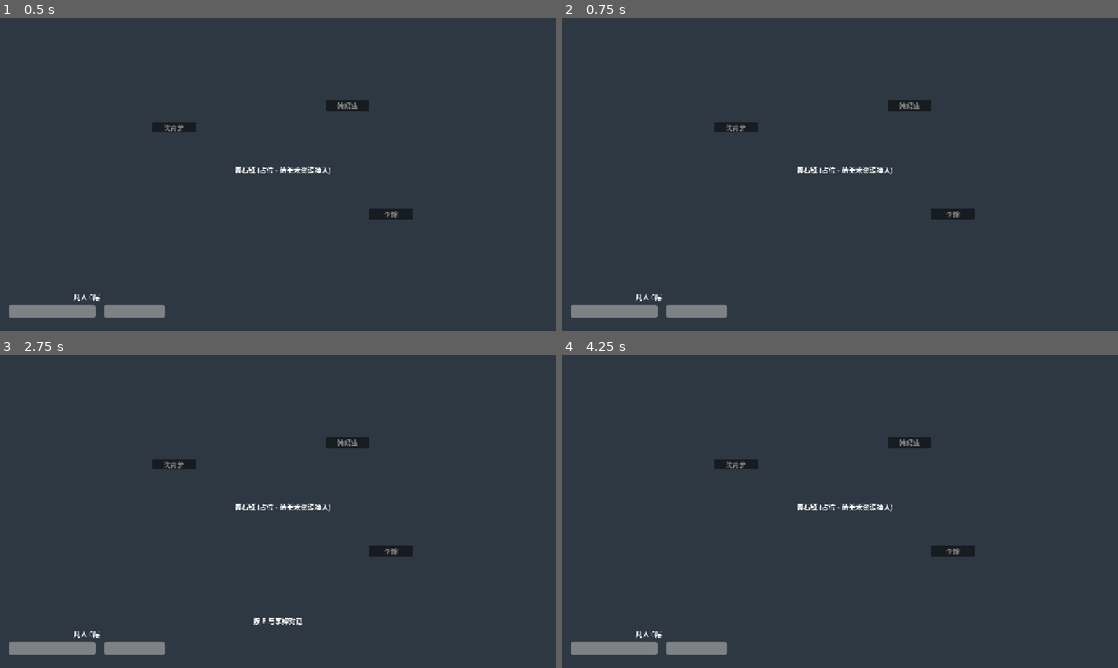
Above: before the commit, frames 1-4 (two rows, left to right).
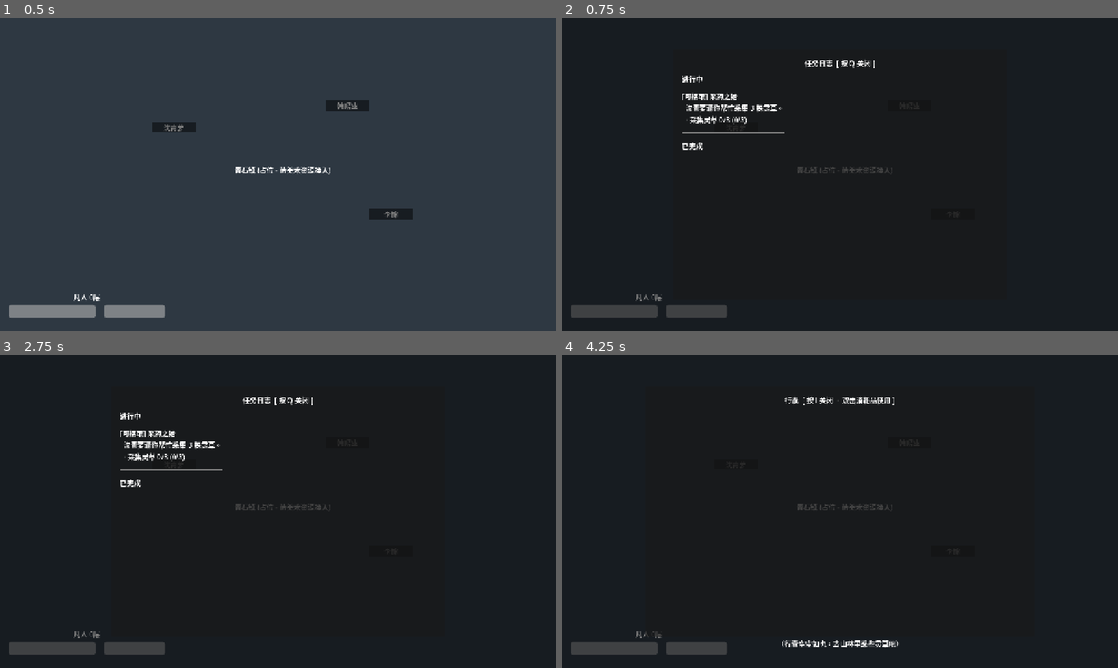
Above: after the commit, the same moments.

Repository: StarsPlanGame/Ethereia-Game
Game: Godot game, scene res://scenes/core/Main.tscn
The game is run twice, just before and just after one commit, with the same random seed, the same clock (stepped at 60 frames per second) and the same inputs.
Inputs (mouse positions are in pixels of both pictures, inside the frame that each line leads up to):
- Up to frame 1 (0.5 s): no input
- Up to frame 2 (0.75 s): tap Enter at 0.5 s; move the mouse to (962, 158) at 0.52 s; hold D (move_right) from 0.53 s (still down); hold Q (open_quest) from 0.53 s (still down); tap E (interact) at 0.6 s; click (962, 158) at 0.67 s
- Up to frame 3 (2.75 s): tap Space at 1.25 s; move the mouse to (166, 527) at 1.27 s; release D (move_right) at 1.28 s; release Q (open_quest) at 1.28 s; hold S (move_down) 1.28-2.03 s; tap Q (open_quest) at 1.35 s; click (166, 527) at 1.42 s; tap E (interact) at 1.55 s; tap Enter at 2 s; move the mouse to (333, 442) at 2.02 s; hold D (move_right) from 2.03 s (still down); hold Q (open_quest) from 2.03 s (still down); tap J (attack) at 2.1 s; click (333, 442) at 2.17 s
- Up to frame 4 (4.25 s): tap Space at 2.75 s; move the mouse to (812, 574) at 2.77 s; release D (move_right) at 2.78 s; release Q (open_quest) at 2.78 s; hold W (move_up) 2.78-3.53 s; tap E (interact) at 2.85 s; click (812, 574) at 2.92 s; tap Enter at 3.5 s; move the mouse to (1006, 558) at 3.52 s; hold A (move_left) from 3.53 s (still down); hold Q (open_quest) from 3.53 s (still down); click (1006, 558) at 3.67 s; tap I (open_inventory) at 4.15 s

Frame 1 is identical in both runs. In frame 2, 99% of the frame differs, in the area x 0-100%, y 0-100%; in frame 3, 99%; in frame 4, 99%.

Commit message:
feat: 添加背包、任务UI系统与采集任务流程
新增了道具槽、背包面板、任务面板UI组件，实现了采集点重置、任务可交付逻辑，完善了对话交付任务流程与场景采集节点。

Diff:
--- a/data/dialogues.json
+++ b/data/dialogues.json
@@ -53,6 +53,81 @@
       }
     ]
   },
+  "dlg_shen_qingluo_quest_active": {
+    "id": "dlg_shen_qingluo_quest_active",
+    "npc_id": "npc_shen_qingluo",
+    "condition": {
+      "type": "quest_state",
+      "quest_id": "quest_001",
+      "state": "active"
+    },
+    "nodes": [
+      {
+        "id": "start",
+        "speaker": "沈青萝",
+        "text": "灵草采到了吗？山林深处阴湿处多有生长，记得采满 3 株再来见我。",
+        "next": "end",
+        "effects": []
+      },
+      {
+        "id": "end",
+        "speaker": "",
+        "text": "",
+        "is_end": true
+      }
+    ]
+  },
+  "dlg_shen_qingluo_quest_deliver": {
+    "id": "dlg_shen_qingluo_quest_deliver",
+    "npc_id": "npc_shen_qingluo",
+    "condition": {
+      "type": "quest_state",
+      "quest_id": "quest_001",
+      "state": "ready_to_complete"
+    },
+    "nodes": [
+      {
+        "id": "start",
+        "speaker": "沈青萝",
+        "text": "灵草采到了，多谢你。这些灵石和丹药收下吧，对你修行有所助益。",
+        "next": "end",
+        "effects": [
+          { "type": "try_complete_quest", "quest_id": "quest_001" },
+          { "type": "remove_item", "id": "item_spirit_grass", "amount": 3 }
+        ]
+      },
+      {
+        "id": "end",
+        "speaker": "",
+        "text": "",
+        "is_end": true
+      }
+    ]
+  },
+  "dlg_shen_qingluo_after_quest": {
+    "id": "dlg_shen_qingluo_after_quest",
+    "npc_id": "npc_shen_qingluo",
+    "condition": {
+      "type": "quest_state",
+      "quest_id": "quest_001",
+      "state": "completed"
+    },
+    "nodes": [
+      {
+        "id": "start",
+        "speaker": "沈青萝",
+        "text": "近来山林妖兽频现，若有闲暇，可去铁匠铺找韩昭业问问，他或许知晓内情。",
+        "next": "end",
+        "effects": []
+      },
+      {
+        "id": "end",
+        "speaker": "",
+        "text": "",
+        "is_end": true
+      }
+    ]
+  },
   "dlg_han_zhaoye_first_meet": {
     "id": "dlg_han_zhaoye_first_meet",
     "npc_id": "npc_han_zhaoye",
--- a/scenes/core/GameRoot.tscn
+++ b/scenes/core/GameRoot.tscn
@@ -1,9 +1,11 @@
-[gd_scene load_steps=6 format=3]
+[gd_scene load_steps=8 format=3]
 
 [ext_resource type="Script" path="res://scripts/core/GameRoot.gd" id="1_root"]
 [ext_resource type="PackedScene" path="res://scenes/player/Player.tscn" id="2_player"]
 [ext_resource type="Script" path="res://scripts/ui/UILayer.gd" id="3_ui"]
 [ext_resource type="PackedScene" path="res://scenes/ui/DialoguePanel.tscn" id="4_dlg"]
+[ext_resource type="PackedScene" path="res://scenes/ui/QuestPanel.tscn" id="5_quest"]
+[ext_resource type="PackedScene" path="res://scenes/ui/InventoryPanel.tscn" id="6_inv"]
 
 [node name="GameRoot" type="Node2D"]
 script = ExtResource("1_root")
@@ -68,3 +70,7 @@
 visible = false
 
 [node name="DialoguePanel" parent="UILayer" instance=ExtResource("4_dlg")]
+
+[node name="QuestPanel" parent="UILayer" instance=ExtResource("5_quest")]
+
+[node name="InventoryPanel" parent="UILayer" instance=ExtResource("6_inv")]
--- a/scenes/maps/QingShiForest.tscn
+++ b/scenes/maps/QingShiForest.tscn
@@ -1,10 +1,14 @@
-[gd_scene load_steps=4 format=3]
+[gd_scene load_steps=5 format=3]
 
 [ext_resource type="Script" path="res://scripts/core/EmptyMap.gd" id="1_map"]
 [ext_resource type="Script" path="res://scripts/interactables/TransferPoint.gd" id="2_tp"]
+[ext_resource type="Script" path="res://scripts/interactables/GatherNode.gd" id="3_gather"]
 
 [sub_resource type="RectangleShape2D" id="RectangleShape2D_tp"]
 size = Vector2(40, 80)
+
+[sub_resource type="CircleShape2D" id="CircleShape2D_gather"]
+radius = 30.0
 
 [node name="QingShiForest" type="Node2D"]
 script = ExtResource("1_map")
@@ -20,7 +24,7 @@
 offset_top = 320.0
 offset_right = 740.0
 offset_bottom = 380.0
-text = "青石山林 (占位)"
+text = "青石山林 (占位 - 山林深处灵草丛生)"
 horizontal_alignment = 1
 vertical_alignment = 1
 
@@ -55,3 +59,41 @@
 
 [node name="CollisionShape2D2" type="CollisionShape2D" parent="TransferPoints/ToTemple"]
 shape = SubResource("RectangleShape2D_tp")
+
+[node name="GatherNodes" type="Node2D" parent="."]
+
+[node name="SpiritGrass1" type="Area2D" parent="GatherNodes"]
+position = Vector2(400, 300)
+collision_layer = 16
+collision_mask = 1
+script = ExtResource("3_gather")
+item_id = "item_spirit_grass"
+amount = 1
+gather_node_id = "qing_shi_forest_grass_1"
+
+[node name="CollisionShape2D" type="CollisionShape2D" parent="GatherNodes/SpiritGrass1"]
+shape = SubResource("CircleShape2D_gather")
+
+[node name="SpiritGrass2" type="Area2D" parent="GatherNodes"]
+position = Vector2(700, 500)
+collision_layer = 16
+collision_mask = 1
+script = ExtResource("3_gather")
+item_id = "item_spirit_grass"
+amount = 1
+gather_node_id = "qing_shi_forest_grass_2"
+
+[node name="CollisionShape2D" type="CollisionShape2D" parent="GatherNodes/SpiritGrass2"]
+shape = SubResource("CircleShape2D_gather")
+
+[node name="SpiritGrass3" type="Area2D" parent="GatherNodes"]
+position = Vector2(950, 250)
+collision_layer = 16
+collision_mask = 1
+script = ExtResource("3_gather")
+item_id = "item_spirit_grass"
+amount = 1
+gather_node_id = "qing_shi_forest_grass_3"
+
+[node name="CollisionShape2D" type="CollisionShape2D" parent="GatherNodes/SpiritGrass3"]
+shape = SubResource("CircleShape2D_gather")
--- /dev/null
+++ b/scenes/ui/InventoryPanel.tscn
@@ -0,0 +1,65 @@
+[gd_scene load_steps=2 format=3]
+
+[ext_resource type="Script" path="res://scripts/ui/InventoryPanel.gd" id="1_panel"]
+
+[node name="InventoryPanel" type="Control"]
+custom_minimum_size = Vector2(1280, 720)
+anchors_preset = 15
+anchor_right = 1.0
+anchor_bottom = 1.0
+mouse_filter = 1
+script = ExtResource("1_panel")
+
+[node name="DimBackground" type="ColorRect" parent="."]
+modulate = Color(0, 0, 0, 0.5)
+anchors_preset = 15
+anchor_right = 1.0
+anchor_bottom = 1.0
+mouse_filter = 2
+
+[node name="Panel" type="Panel" parent="."]
+anchors_preset = 8
+anchor_left = 0.15
+anchor_top = 0.1
+anchor_right = 0.85
+anchor_bottom = 0.9
+offset_left = 0.0
+offset_top = 0.0
+offset_right = 0.0
+offset_bottom = 0.0
+grow_horizontal = 2
+grow_vertical = 2
+
+[node name="Margin" type="MarginContainer" parent="Panel"]
+anchors_preset = 15
+anchor_right = 1.0
+anchor_bottom = 1.0
+offset_left = 20.0
+offset_top = 20.0
+offset_right = -20.0
+offset_bottom = -20.0
+mouse_filter = 2
+
+[node name="VBox" type="VBoxContainer" parent="Panel/Margin"]
+mouse_filter = 2
+
+[node name="TitleLabel" type="Label" parent="Panel/Margin/VBox"]
+custom_minimum_size = Vector2(0, 32)
+text = "行囊  [ 按 I 关闭  ·  双击消耗品使用 ]"
+horizontal_alignment = 1
+mouse_filter = 2
+
+[node name="Scroll" type="ScrollContainer" parent="Panel/Margin/VBox"]
+custom_minimum_size = Vector2(0, 520)
+mouse_filter = 1
+
+[node name="Grid" type="GridContainer" parent="Panel/Margin/VBox/Scroll"]
+columns = 4
+theme_override_constants/h_separation = 8
+theme_override_constants/v_separation = 8
+mouse_filter = 2
+
+[node name="EmptyLabel" type="Label" parent="Panel/Margin/VBox"]
+text = "（行囊空空如也，去山林里采些灵草吧）"
+horizontal_alignment = 1
+mouse_filter = 2
--- /dev/null
+++ b/scenes/ui/ItemSlot.tscn
@@ -0,0 +1,36 @@
+[gd_scene load_steps=2 format=3]
+
+[ext_resource type="Script" path="res://scripts/ui/ItemSlot.gd" id="1_slot"]
+
+[node name="ItemSlot" type="Panel"]
+custom_minimum_size = Vector2(220, 120)
+script = ExtResource("1_slot")
+
+[node name="VBox" type="VBoxContainer" parent="."]
+anchors_preset = 15
+anchor_right = 1.0
+anchor_bottom = 1.0
+offset_left = 8.0
+offset_top = 6.0
+offset_right = -8.0
+offset_bottom = -6.0
+theme_override_constants/separation = 2
+mouse_filter = 2
+
+[node name="NameLabel" type="Label" parent="VBox"]
+text = "道具名"
+mouse_filter = 2
+
+[node name="CountLabel" type="Label" parent="VBox"]
+text = "× 1"
+mouse_filter = 2
+
+[node name="TypeLabel" type="Label" parent="VBox"]
+text = "材料"
+mouse_filter = 2
+
+[node name="DescLabel" type="Label" parent="VBox"]
+custom_minimum_size = Vector2(0, 40)
+text = "描述"
+autowrap_mode = 2
+mouse_filter = 2
--- /dev/null
+++ b/scenes/ui/QuestPanel.tscn
@@ -0,0 +1,79 @@
+[gd_scene load_steps=2 format=3]
+
+[ext_resource type="Script" path="res://scripts/ui/QuestPanel.gd" id="1_panel"]
+
+[node name="QuestPanel" type="Control"]
+custom_minimum_size = Vector2(1280, 720)
+anchors_preset = 15
+anchor_right = 1.0
+anchor_bottom = 1.0
+mouse_filter = 1
+script = ExtResource("1_panel")
+
+[node name="DimBackground" type="ColorRect" parent="."]
+modulate = Color(0, 0, 0, 0.5)
+anchors_preset = 15
+anchor_right = 1.0
+anchor_bottom = 1.0
+mouse_filter = 2
+
+[node name="Panel" type="Panel" parent="."]
+anchors_preset = 8
+anchor_left = 0.2
+anchor_top = 0.1
+anchor_right = 0.8
+anchor_bottom = 0.9
+grow_horizontal = 2
+grow_vertical = 2
+
+[node name="Margin" type="MarginContainer" parent="Panel"]
+anchors_preset = 15
+anchor_right = 1.0
+anchor_bottom = 1.0
+offset_left = 20.0
+offset_top = 20.0
+offset_right = -20.0
+offset_bottom = -20.0
+mouse_filter = 2
+
+[node name="VBox" type="VBoxContainer" parent="Panel/Margin"]
+mouse_filter = 2
+
+[node name="TitleLabel" type="Label" parent="Panel/Margin/VBox"]
+custom_minimum_size = Vector2(0, 32)
+text = "任务日志  [ 按 Q 关闭 ]"
+horizontal_alignment = 1
+mouse_filter = 2
+
+[node name="Scroll" type="ScrollContainer" parent="Panel/Margin/VBox"]
+custom_minimum_size = Vector2(0, 540)
+mouse_filter = 1
+
+[node name="Content" type="VBoxContainer" parent="Panel/Margin/VBox/Scroll"]
+theme_override_constants/separation = 16
+mouse_filter = 2
+
+[node name="ActiveTitle" type="Label" parent="Panel/Margin/VBox/Scroll/Content"]
+custom_minimum_size = Vector2(0, 24)
+text = "进行中"
+mouse_filter = 2
+
+[node name="ActiveContainer" type="VBoxContainer" parent="Panel/Margin/VBox/Scroll/Content"]
+theme_override_constants/separation = 12
+mouse_filter = 2
+
+[node name="Separator" type="HSeparator" parent="Panel/Margin/VBox/Scroll/Content"]
+
+[node name="CompletedTitle" type="Label" parent="Panel/Margin/VBox/Scroll/Content"]
+custom_minimum_size = Vector2(0, 24)
+text = "已完成"
+mouse_filter = 2
+
+[node name="CompletedContainer" type="VBoxContainer" parent="Panel/Margin/VBox/Scroll/Content"]
+theme_override_constants/separation = 8
+mouse_filter = 2
+
+[node name="EmptyLabel" type="Label" parent="Panel/Margin/VBox"]
+text = "（暂无任务，去找镇上的人聊聊吧）"
+horizontal_alignment = 1
+mouse_filter = 2
--- a/scripts/autoload/QuestManager.gd
+++ b/scripts/autoload/QuestManager.gd
@@ -110,6 +110,16 @@
 	EventBus.quest_completed.emit(quest_id)
 	print("[Quest] 任务完成: %s" % quest_id)
 
+## 尝试交付任务（由 NPC 对话调用）
+## 仅当任务处于 READY_TO_COMPLETE 状态时才能完成
+func try_complete_quest(quest_id: String) -> bool:
+	if not _quest_states.has(quest_id):
+		return false
+	if _quest_states[quest_id]["state"] != State.READY_TO_COMPLETE:
+		return false
+	complete_quest(quest_id)
+	return true
+
 # ======== 内部辅助 ========
 func _check_quest_completion(quest_id: String) -> void:
 	var q: Dictionary = DataManager.get_quest(quest_id)
@@ -122,8 +132,8 @@
 			break
 	if all_done:
 		_quest_states[quest_id]["state"] = State.READY_TO_COMPLETE
-		# TODO: 第一部分简化为自动完成；后续可改为需 NPC 交付
-		complete_quest(quest_id)
+		EventBus.quest_updated.emit(quest_id)
+		print("[Quest] 任务可交付: %s" % quest_id)
 
 func _grant_rewards(quest_id: String) -> void:
 	var q: Dictionary = DataManager.get_quest(quest_id)
--- a/scripts/autoload/SaveManager.gd
+++ b/scripts/autoload/SaveManager.gd
@@ -93,6 +93,10 @@
 func is_gathered(node_id: String) -> bool:
 	return _gathered_nodes.get(node_id, false)
 
+## 清空所有采集点记录（仅测试用）
+func reset_gathered() -> void:
+	_gathered_nodes.clear()
+
 # ======== 内部辅助 ========
 ## 通过 EventBus 请求玩家节点提供存档数据
 ## GameRoot 监听 game_saving 信号并 emit game_save_collected
--- a/scripts/systems/DialogueManager.gd
+++ b/scripts/systems/DialogueManager.gd
@@ -186,6 +186,9 @@
 				QuestManager.start_quest(effect.get("quest_id", ""))
 			"complete_quest":
 				QuestManager.complete_quest(effect.get("quest_id", ""))
+			"try_complete_quest":
+				# NPC 交付：仅当任务处于可交付状态才完成
+				QuestManager.try_complete_quest(effect.get("quest_id", ""))
 			"add_item":
 				InventorySystem.add_item(effect.get("id", ""), effect.get("amount", 1))
 			"remove_item":
--- /dev/null
+++ b/scripts/ui/InventoryPanel.gd
@@ -0,0 +1,53 @@
+##======================================================
+## InventoryPanel.gd - 背包面板 UI
+## 挂载：InventoryPanel.tscn 根节点（Control）
+## 职责：显示玩家持有的所有道具，按 I 切换显示，双击使用消耗品
+## 关联文档：05_SYSTEM_DESIGN.md §14.4
+##======================================================
+extends Control
+class_name InventoryPanel
+
+@onready var grid: GridContainer = $Panel/Margin/VBox/Scroll/Grid
+@onready var empty_label: Label = $Panel/Margin/VBox/EmptyLabel
+
+## 单格预制
+const ItemSlotScene := preload("res://scenes/ui/ItemSlot.tscn")
+
+func _ready() -> void:
+	visible = false
+	EventBus.item_collected.connect(_on_inventory_changed)
+	EventBus.item_removed.connect(_on_inventory_changed)
+	EventBus.item_used.connect(_on_inventory_changed)
+
+func _unhandled_input(event: InputEvent) -> void:
+	if event.is_action_pressed("open_inventory"):
+		toggle_visibility()
+
+func toggle_visibility() -> void:
+	visible = not visible
+	if visible:
+		_refresh()
+		GameState.is_paused = true
+	else:
+		GameState.is_paused = false
+
+func _on_inventory_changed(_id: String, _amount: int) -> void:
+	if visible:
+		_refresh()
+
+func _refresh() -> void:
+	# 清空旧条目
+	for child in grid.get_children():
+		child.queue_free()
+	var items: Dictionary = InventorySystem.get_all_items()
+	var has_any: bool = false
+	for item_id in items:
+		var slot: Control = ItemSlotScene.instantiate()
+		var item_data: Dictionary = DataManager.get_item(item_id)
+		var name: String = item_data.get("name", item_id)
+		var type: String = item_data.get("type", "item")
+		var desc: String = item_data.get("description", "")
+		slot.setup(item_id, name, items[item_id], type, desc)
+		grid.add_child(slot)
+		has_any = true
+	empty_label.visible = not has_any
--- /dev/null
+++ b/scripts/ui/ItemSlot.gd
@@ -0,0 +1,44 @@
+##======================================================
+## ItemSlot.gd - 背包单格
+## 挂载：ItemSlot.tscn 根节点（Panel）
+## 职责：显示单个道具的图标、名称、数量、描述悬浮提示；双击使用消耗品
+##======================================================
+extends Panel
+class_name ItemSlot
+
+var item_id: String = ""
+
+@onready var name_label: Label = $VBox/NameLabel
+@onready var count_label: Label = $VBox/CountLabel
+@onready var type_label: Label = $VBox/TypeLabel
+@onready var desc_label: Label = $VBox/DescLabel
+
+func setup(id: String, display_name: String, count: int, type: String, desc: String) -> void:
+	item_id = id
+	if not is_node_ready():
+		await ready
+	name_label.text = display_name
+	count_label.text = "× %d" % count
+	type_label.text = _type_display(type)
+	desc_label.text = desc
+
+func _type_display(type_str: String) -> String:
+	match type_str:
+		"consumable":
+			return "消耗品"
+		"material":
+			return "材料"
+		"equipment":
+			return "装备"
+		"quest":
+			return "任务物品"
+		"currency":
+			return "货币"
+		_:
+			return type_str
+
+func _gui_input(event: InputEvent) -> void:
+	# 双击使用消耗品
+	if event is InputEventMouseButton and event.pressed and event.double_click:
+		if InventorySystem.use_item(item_id):
+			EventBus.notification_shown.emit("使用了 %s" % name_label.text)
--- /dev/null
+++ b/scripts/ui/QuestPanel.gd
@@ -0,0 +1,75 @@
+##======================================================
+## QuestPanel.gd - 任务面板 UI
+## 挂载：QuestPanel.tscn 根节点（Control）
+## 职责：显示玩家所有任务（active/ready_to_complete/completed），按 Q 切换显示
+## 关联文档：05_SYSTEM_DESIGN.md §14.4
+##======================================================
+extends Control
+class_name QuestPanel
+
+@onready var active_container: VBoxContainer = $Panel/Margin/VBox/Scroll/Content/ActiveContainer
+@onready var completed_container: VBoxContainer = $Panel/Margin/VBox/Scroll/Content/CompletedContainer
+@onready var empty_label: Label = $Panel/Margin/VBox/EmptyLabel
+
+func _ready() -> void:
+	visible = false
+	# 监听任务事件实时刷新
+	EventBus.quest_started.connect(_refresh)
+	EventBus.quest_updated.connect(_refresh)
+	EventBus.quest_completed.connect(_refresh)
+
+func _unhandled_input(event: InputEvent) -> void:
+	if event.is_action_pressed("open_quest"):
+		toggle_visibility()
+
+func toggle_visibility() -> void:
+	visible = not visible
+	if visible:
+		_refresh()
+		# 打开面板时锁定玩家移动
+		GameState.is_paused = true
+	else:
+		GameState.is_paused = false
+
+func _refresh(_qid: String = "") -> void:
+	if not visible:
+		return
+	_clear_container(active_container)
+	_clear_container(completed_container)
+	var has_any: bool = false
+	for quest_id in DataManager.get_all_quests():
+		var state_str: String = QuestManager.get_quest_state(quest_id)
+		if state_str == "locked":
+			continue
+		var q: Dictionary = DataManager.get_quest(quest_id)
+		var label: Label = Label.new()
+		var text: String = "[%s] %s\n  %s" % [_state_display(state_str), q.get("name", quest_id), q.get("description", "")]
+		# 追加目标进度
+		for obj in q.get("objectives", []):
+			var cur: int = QuestManager.get_objective_progress(quest_id, obj.get("id"))
+			var req: int = obj.get("required", 1)
+			text += "\n  · %s (%d/%d)" % [obj.get("description", obj.get("id")), cur, req]
+		label.text = text
+		if state_str == "completed":
+			completed_container.add_child(label)
+		else:
+			active_container.add_child(label)
+		has_any = true
+	empty_label.visible = not has_any
+
+func _clear_container(container: VBoxContainer) -> void:
+	for child in container.get_children():
+		child.queue_free()
+
+func _state_display(state_str: String) -> String:
+	match state_str:
+		"available":
+			return "可接取"
+		"active":
+			return "进行中"
+		"ready_to_complete":
+			return "可交付"
+		"completed":
+			return "已完成"
+		_:
+			return state_str
Not shown, added: scripts/ui/InventoryPanel.gd.uid
Not shown, added: scripts/ui/ItemSlot.gd.uid
Not shown, added: scripts/ui/QuestPanel.gd.uid
